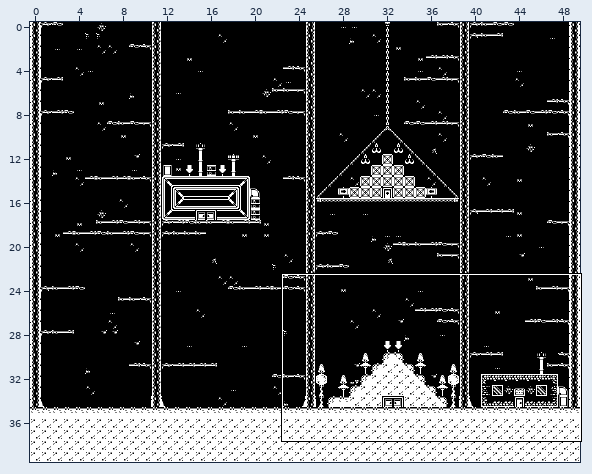
An edit to a level. Tiled map (JSON), assets/tilesets/hub.tmj. The first picture is a wide view before the edit; the outline marks the close-up.
Close-up. Before the commit:
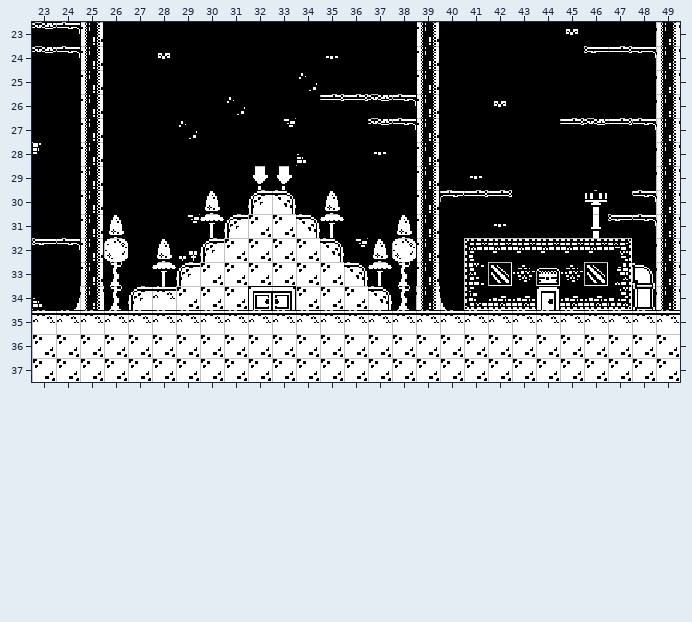
Cells are 16x16 px. Shown: x 23..49, y 23..37. The commit also changed other parts of the map, which this record leaves out.
After:
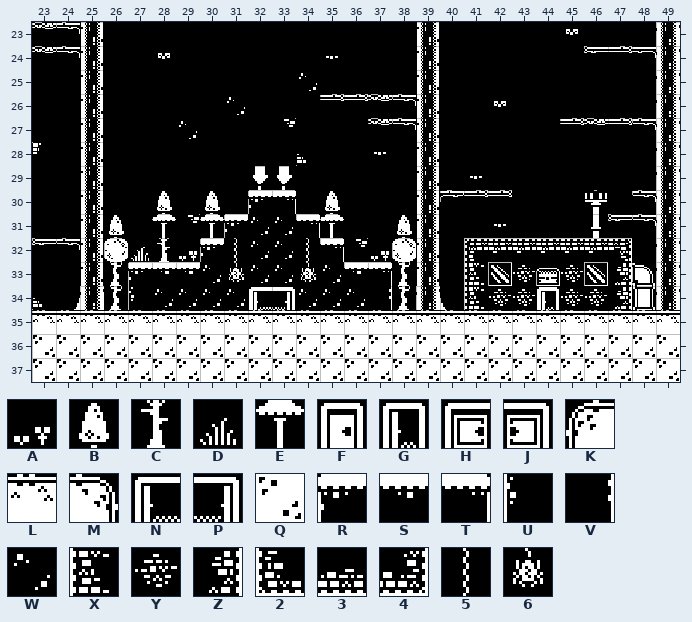
Key: from "base_black": A 16, B 33, C 35, D 38, E 53, F 56, G 58, H 78, J 79, K 87, L 88, M 89, N 98, P 99, Q 108, R 115, S 116, T 117, U 135, V 137, W 291, X 295, Y 296, Z 297, 2 315, 3 316, 4 317, 5 325, 6 345.
_ is an empty cell, # one hidden under a higher layer.
Tiles of an added or newly shown layer are drawn over the layers below it.
Change:
Layer "Shop":
y 34: x 41..43 233 -> XYY; x 45..47 334 -> YYZ
Layer "Door1" (added):
y 34: x 32..33 __ -> NP
Layer "Level1":
y 30: x 28 _ -> B; x 32..33 KM -> RT
y 31: x 28 _ -> E; x 31..34 KQQM -> RWWT
y 32: x 27..28 _B -> DC; x 30..35 KQQQQM -> R5WW5T; x 37 B -> A
y 33: x 27..37 _EKQQQQQQME -> RSSW6WW6WST
y 34: x 27..37 KLQQQ##QQQM -> UWWWW__WWWV
Layer "Doors" (removed):
y 34: x 32..33 HJ -> __; x 44 F -> _
Layer "DoorShop" (added):
y 34: x 44 _ -> G
Pixel boxes of the changes (left, top, right, bottom) in both close-ups:
changed: (128, 190, 392, 310)
changed: (465, 287, 631, 310)
